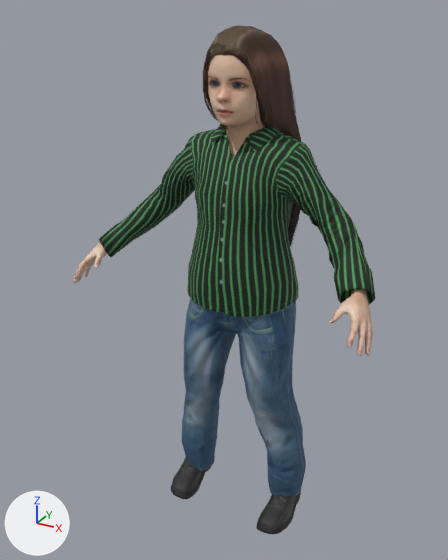
One commit to the glTF model models/makehuman/Biped/p10.glb: the scene before it, then after it.
One viewpoint serves both versions: a 50 mm camera at (0.602, -1.205, 1.204) aimed at (-0.027, -0.06, 0.632). The axes (+X, +Y, +Z) are drawn at lower left. The lights are the same throughout. The picture after the commit comes second.

The scene before the commit, as lines of its bpy script (objects in view):
```python
me_base = bpy.data.meshes.new('base')
me_base.from_pydata(...)  # 4422 vertices, 8678 faces; spans x -0.355..0.355, y -0.228..0.051, z 0.124..1.162
me_base.materials.append(mat_p10_body)  # picture img_young_lightskinned_female_diffuse
me_long01 = bpy.data.meshes.new('long01')
me_long01.from_pydata(...)  # 1925 vertices, 2254 faces; spans x -0.103..0.103, y -0.111..0.093, z 0.624..1.171
me_long01.materials.append(mat_p10_long01)  # picture img_long01_diffuse
me_male_casualsuit03 = bpy.data.meshes.new('male_casualsuit03')
me_male_casualsuit03.from_pydata(...)  # 1400 vertices, 2633 faces; spans x -0.326..0.335, y -0.161..0.088, z 0.046..0.992
me_male_casualsuit03.materials.append(mat_p10_male_casualsuit03)
ob_p10_body = bpy.data.objects.new('p10.body', me_base)
ob_p10_body.location = (0.0, 0.0, 0.0)
ob_p10_long01 = bpy.data.objects.new('p10.long01', me_long01)
ob_p10_long01.location = (0.0, 0.0, 0.0)
ob_p10_male_casualsuit03 = bpy.data.objects.new('p10.male_casualsuit03', me_male_casualsuit03)
ob_p10_male_casualsuit03.location = (0.0, 0.0, 0.0)
# also in view: 'p10.shoes04' at (0.0, -0.049, 0.079)
```
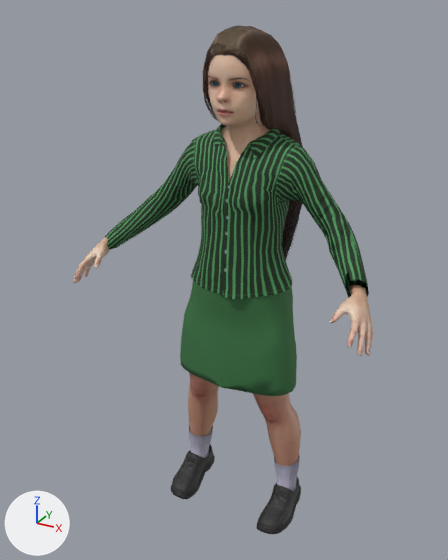
Pixel boxes [x1, y1, x2, y2] of what changed, in the pictures (448 x 560 px):
'p10.male_casualsuit03', deleted
    before: [99, 124, 375, 497]
'p10.female_elegantsuit01', added (green)
    after: [105, 124, 369, 396]

What changed in the scene script:
```text
Add img_female_elegantsuit01_normal:
    img_female_elegantsuit01_normal = load_image('female_elegantsuit01_normal', '_unpacked/female_elegantsuit01_normal', 1024, 1024, 'Non-Color')
Add img_female_elegantsuit01_diffuse_png_p10:
    img_female_elegantsuit01_diffuse_png_p10 = load_image('female_elegantsuit01_diffuse.png-p10', '_unpacked/female_elegantsuit01_diffuse.png-p10', 1024, 1024, 'sRGB')
Add mat_p10_female_elegantsuit01:
    mat_p10_female_elegantsuit01 = bpy.data.materials.new('p10.female_elegantsuit01')
    # uses the picture img_female_elegantsuit01_diffuse_png_p10
    # uses the picture img_female_elegantsuit01_normal
Add me_female_elegantsuit01:
    me_female_elegantsuit01.from_pydata(...)  # 1213 vertices, 2248 faces; spans x -0.324..0.321, y -0.146..0.083, z 0.384..0.979
    me_female_elegantsuit01.materials.append(mat_p10_female_elegantsuit01)
Remove ob_p10_male_casualsuit03:
    ob_p10_male_casualsuit03 = bpy.data.objects.new('p10.male_casualsuit03', me_male_casualsuit03)
    ob_p10_male_casualsuit03.location = (0.0, 0.0, 0.0)
Add ob_p10_female_elegantsuit01:
    ob_p10_female_elegantsuit01 = bpy.data.objects.new('p10.female_elegantsuit01', me_female_elegantsuit01)
    ob_p10_female_elegantsuit01.location = (0.0, 0.0, 0.0)
```
